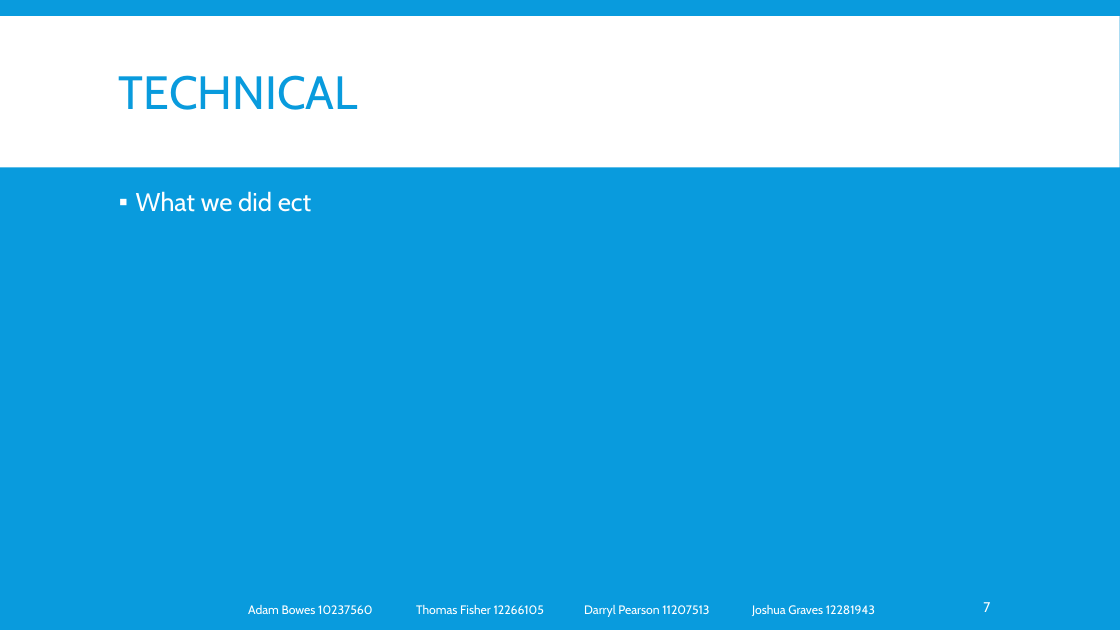
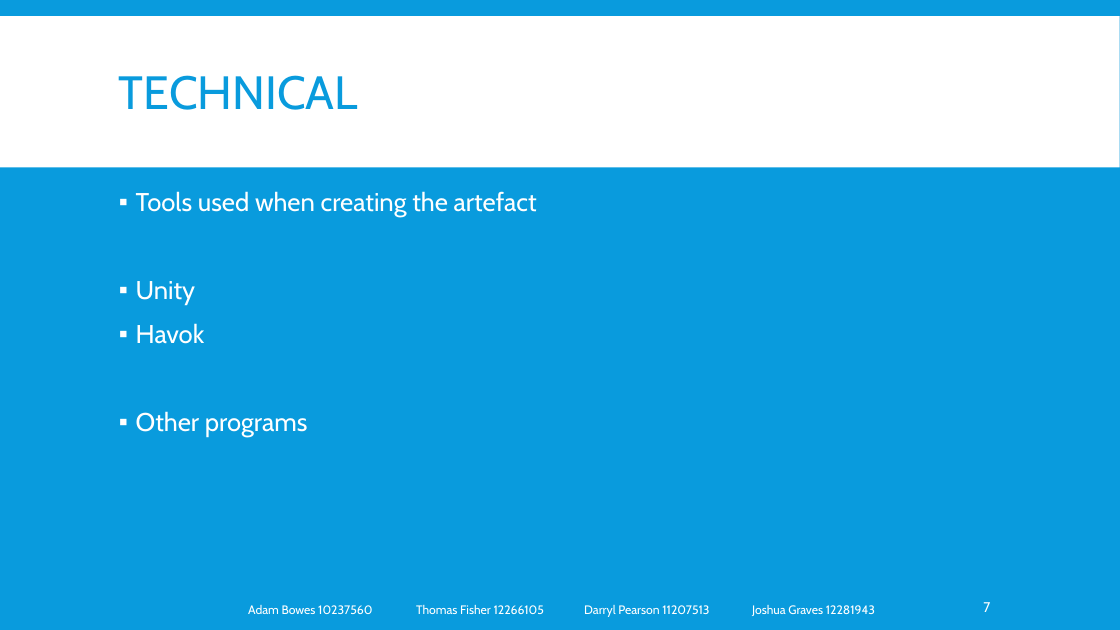
Before and after one commit to lazerduck/GroupProject_Lincoln_2014, a slide deck: slide 7 of Document/Presentation.pptx. Drawn at 1120x630 pixels with LibreOffice and Linux fonts; fonts in the diff are those of the drawing. Boxes give left, top, right and bottom in pixels: in the first picture for what was removed or moved away, otherwise in the second. Text is boxed around its words. In the diff, an @@ line names an element or a change of style, - is before the commit and + after.

```diff
--- a/Document/Presentation.pptx
+++ b/Document/Presentation.pptx
@@ text at <box>136,191,537,437</box>: text changed @@
-▪ What we did ect
+▪ Tools used when creating the artefact
+▪ Unity
+▪ Havok
+▪ Other programs
```
Also in this commit, not shown: 10 other slides changed, 1 slide added.
